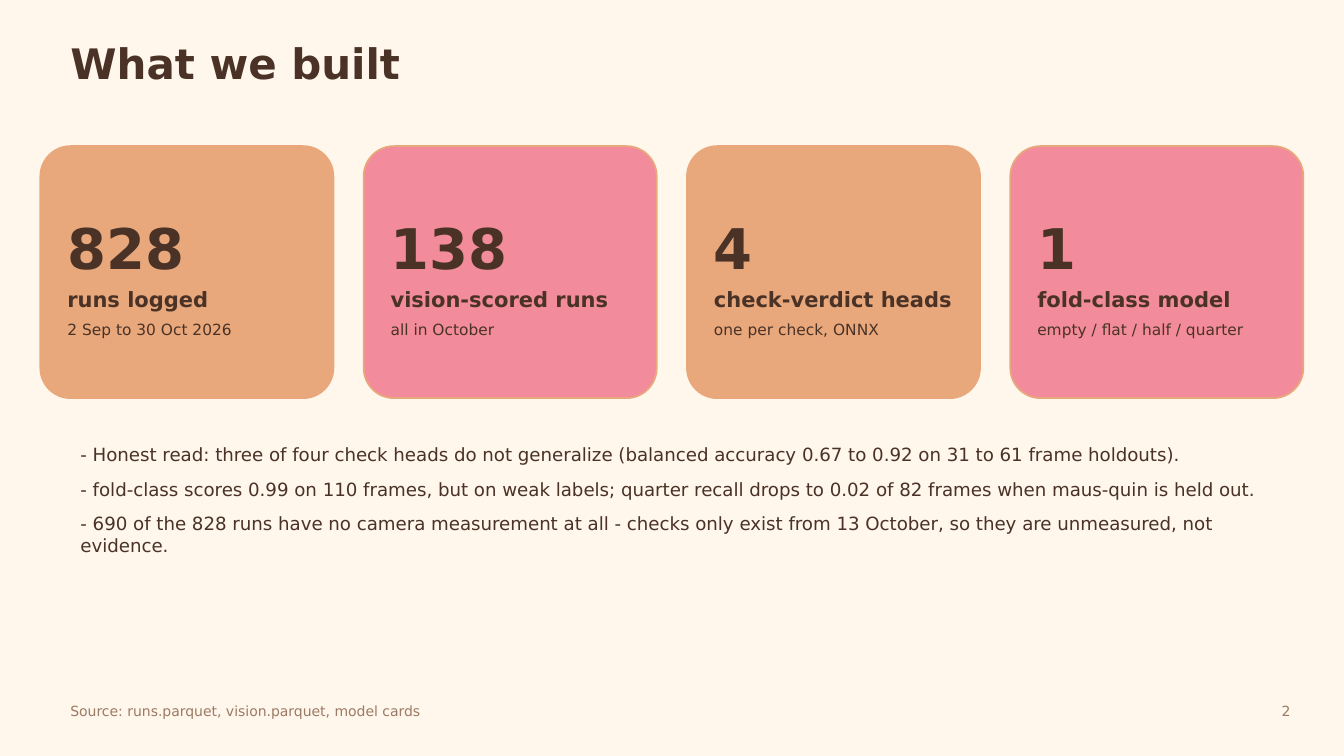
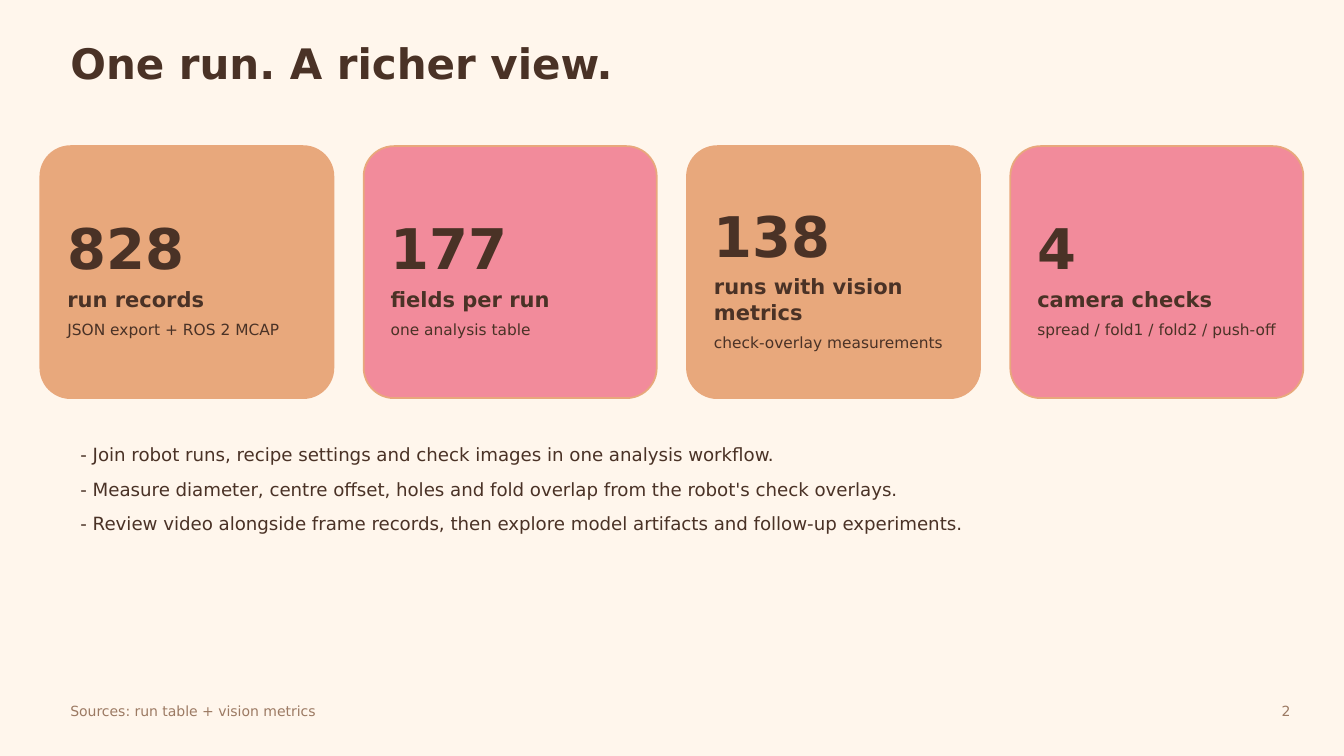
Before and after one commit to leonardoAB1/maus-crepe-insights, a slide deck: slide 2 of assets/pitch/pitch-deck.pptx. Drawn at 1344x756 pixels with LibreOffice and Linux fonts; fonts in the diff are those of the drawing. Boxes give left, top, right and bottom in pixels: in the first picture for what was removed or moved away, otherwise in the second. Text is boxed around its words. In the diff, an @@ line names an element or a change of style, - is before the commit and + after.

```diff
--- a/assets/pitch/pitch-deck.pptx
+++ b/assets/pitch/pitch-deck.pptx
@@ text at box(70, 47, 612, 80): text changed @@
-What we built
+One run. A richer view.
@@ text in rounded rectangle at box(391, 228, 549, 338): text changed; size 15 to 11 pt; bold off @@
-138
-vision-scored runs
-all in October
+177
+fields per run
+one analysis table
@@ text in rounded rectangle at box(714, 215, 943, 351): text changed; size 15 to 11 pt; bold off @@
-4
-check-verdict heads
-one per check, ONNX
+138
+runs with vision metrics
+check-overlay measurements
@@ text in rounded rectangle at box(1037, 228, 1275, 338): text changed @@
-1
-fold-class model
-empty / flat / half / quarter
+4
+camera checks
+spread / fold1 / fold2 / push-off
@@ text in rounded rectangle at box(67, 291, 279, 338): text changed @@
-runs logged
-2 Sep to 30 Oct 2026
+run records
+JSON export + ROS 2 MCAP
@@ text at box(93, 447, 963, 534): text changed @@
-- Honest read: three of four check heads do not generalize (balanced accuracy 0.67 to 0.92 on 31 to 61 frame holdouts).
-- fold-class scores 0.99 on 110 frames, but on weak labels; quarter recall drops to 0.02 of 82 frames when maus-quin is held out.
-- 690 of the 828 runs have no camera measurement at all - checks only exist from 13 October, so they are unmeasured, not evidence.
+- Join robot runs, recipe settings and check images in one analysis workflow.
+- Measure diameter, centre offset, holes and fold overlap from the robot's check overlays.
+- Review video alongside frame records, then explore model artifacts and follow-up experiments.
@@ text at box(70, 705, 315, 716): text changed @@
-Source: runs.parquet, vision.parquet, model cards
+Sources: run table + vision metrics
```
Also in this commit, not shown: 2 other slides changed, 2 other files.
